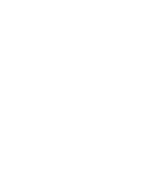
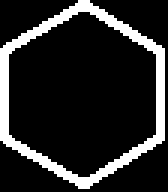
The second 168×192 image is a revision of the first. Changes to its layers:
added layer "Layer 8" above "Layer 7" over [0, 0, 165, 189]
hid "Layer 3 copy", painted on it over [0, 0, 168, 192]
showed "Layer 5" over [0, 0, 168, 192]
